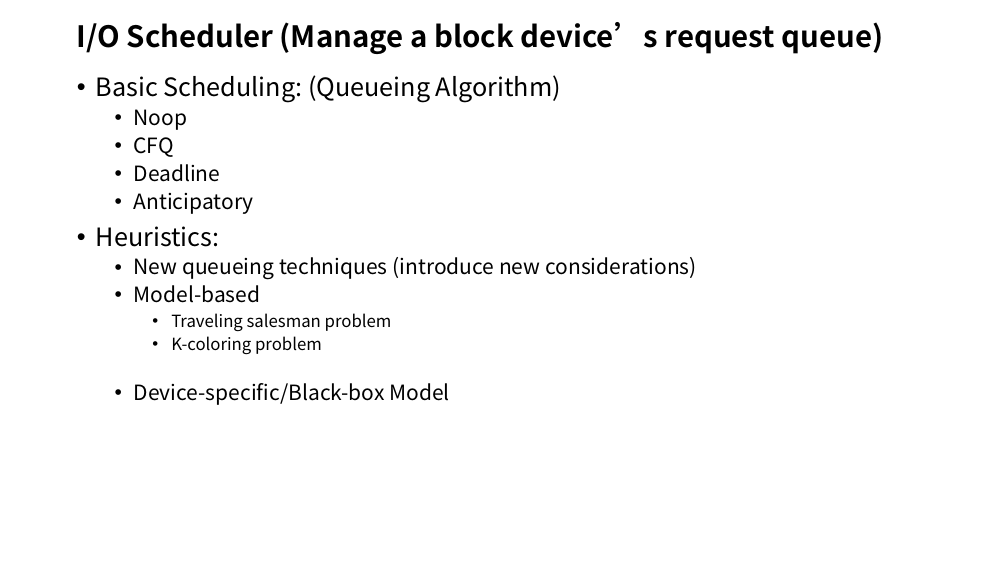
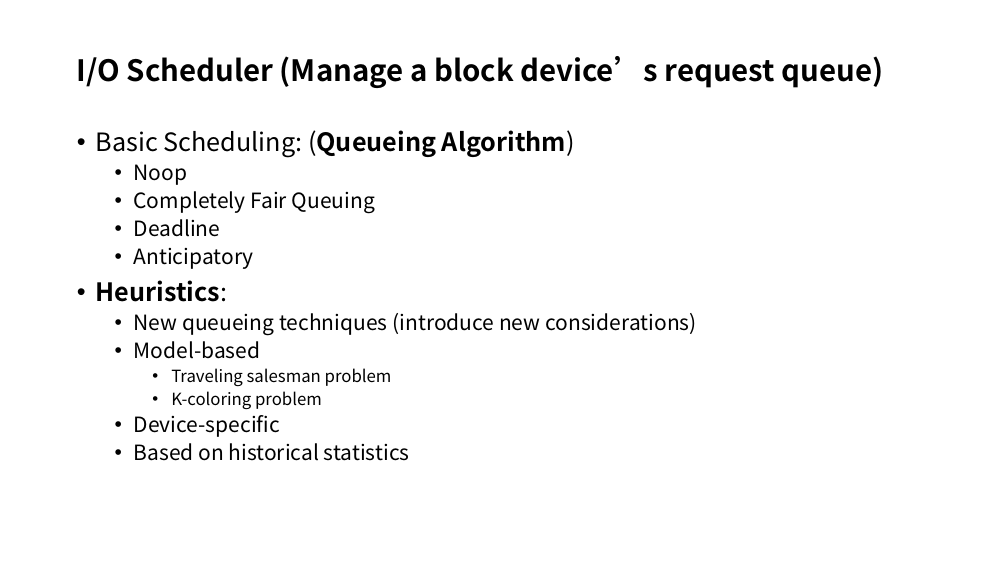
Before and after one commit to LiuYingying0104/AIOS, a slide deck: slide 3 of Papers/ML Apply in OS/updates.pptx. Drawn at 1008x567 pixels with LibreOffice and Linux fonts; fonts in the diff are those of the drawing. Boxes give left, top, right and bottom in pixels: in the first picture for what was removed or moved away, otherwise in the second. Text is boxed around its words. In the diff, an @@ line names an element or a change of style, - is before the commit and + after.

```diff
--- a/Papers/ML Apply in OS/updates.pptx
+++ b/Papers/ML Apply in OS/updates.pptx
@@ title "I/O Scheduler (Manage a block ..." moved from (x1=77, y1=22, x2=884, y2=54) to (x1=77, y1=56, x2=884, y2=88) @@
@@ text "Basic Scheduling: (Queueing Algorithm)" moved from (x1=96, y1=75, x2=696, y2=405) to (x1=96, y1=130, x2=696, y2=461) @@
@@ text at (x1=96, y1=130, x2=575, y2=302): bold on in "(Queueing Algorithm)", "Heuristics:" @@
@@ text at (x1=134, y1=191, x2=375, y2=213): text changed @@
-  • CFQ
+  • Completely Fair Queuing
@@ text at (x1=134, y1=415, x2=410, y2=461): text changed @@
-  • Device-specific/Black-box Model
+  • Device-specific
+  • Based on historical statistics
```
Also in this commit, not shown: 1 other slide changed, 2 slides added, 1 other file.
